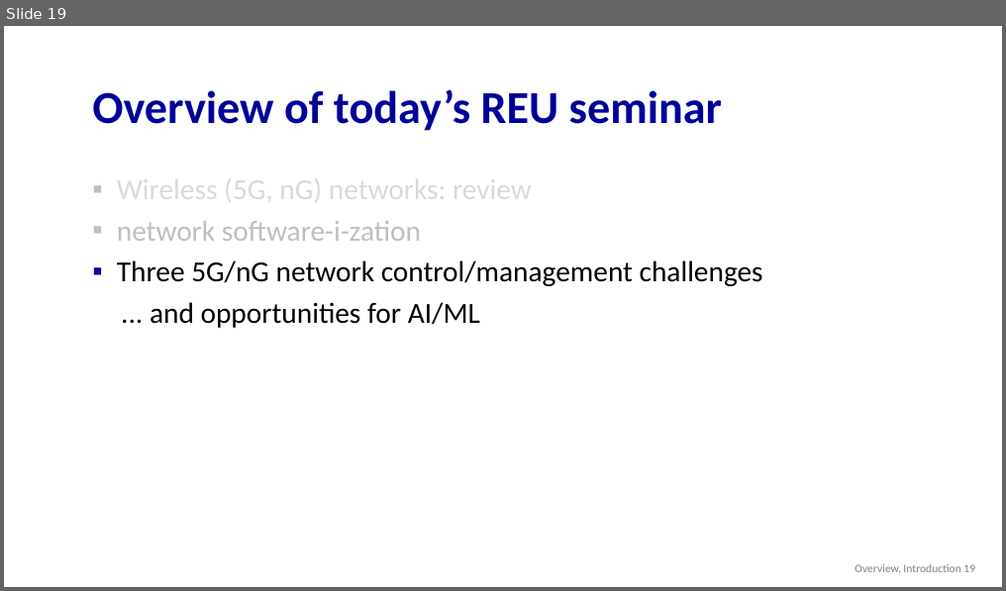
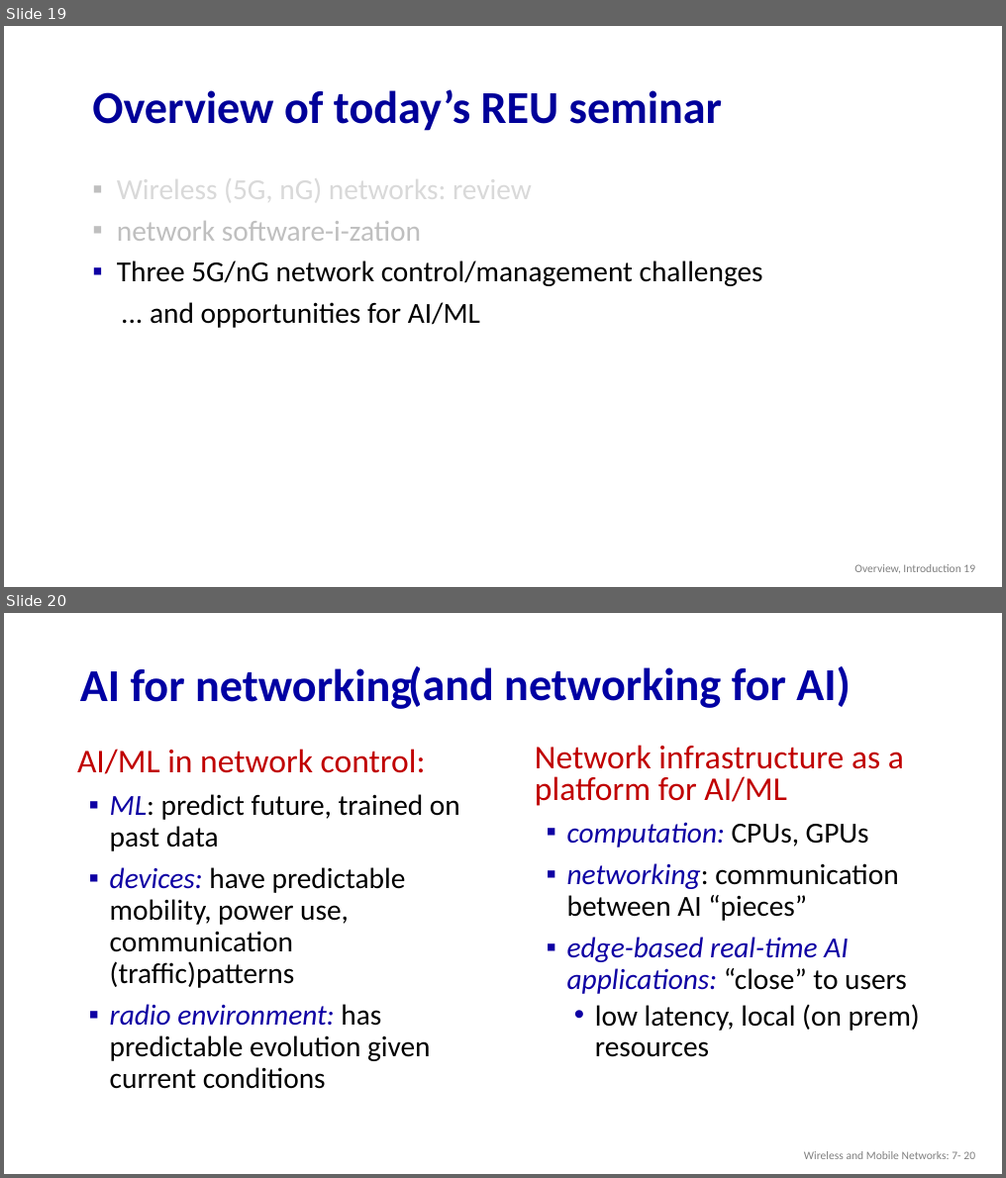
Before and after one commit to REU-AI-EDGE-OSU/REU-AI-EDGE-OSU.github.io, a slide deck: resources/Week3a.pptx. Shown one above the other, each under a label of ours: slide 19 before the commit, slides 19 and 20 after it. The pictures are 1006x591 and 1006x1178 pixels, drawn with LibreOffice and Linux fonts; fonts in the diff are those of the drawing. Boxes give left, top, right and bottom in pixels: in the first picture for what was removed or moved away, otherwise in the second. Text is boxed around its words. In the diff, an @@ line names an element or a change of style, - is before the commit and + after.

```diff
--- a/resources/Week3a.pptx
+++ b/resources/Week3a.pptx
@@ slide 20 added at (4,613,1002,1174), background #FFFFFF @@
@@ title added at (80,668,412,709), 44 pt, text #0000A3, bold @@
+AI for networking
@@ text added at (408,666,850,708), 44 pt, text #0000A3, bold @@
+(and networking for AI)
@@ text added at (77,749,460,1089), 28 pt, text #000000 @@
+AI/ML in network control:
+▪ ML: predict future, trained on past data
+▪ devices: have predictable mobility, power use, communication (traffic)patterns
+▪ radio environment: has predictable evolution given current conditions
@@ text added at (535,745,920,1058), 28 pt, text #000000 @@
+Network infrastructure as a platform for AI/ML
+▪ computation: CPUs, GPUs
+▪ networking: communication between AI “pieces”
+▪ edge-based real-time AI applications: “close” to users
+  • low latency, local (on prem) resources
@@ text added at (804,1152,975,1159), 11 pt, text #808080 @@
+Wireless and Mobile Networks: 7- 20
```
Also in this commit, not shown: 1 slide changed, 2 other slides added, 1 other file.
